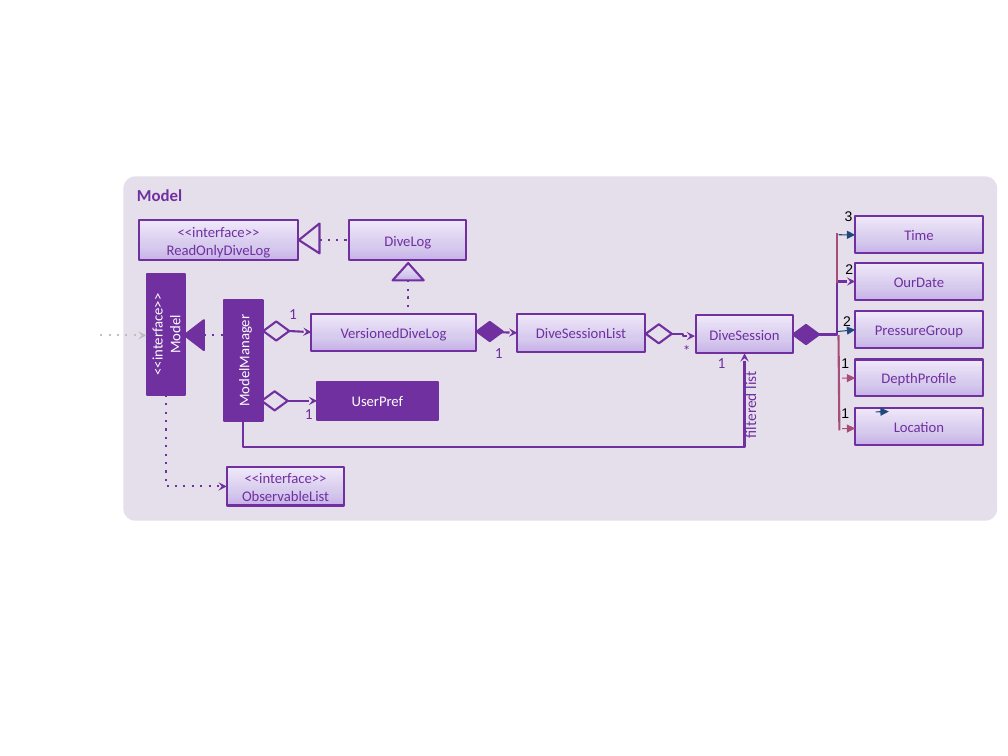
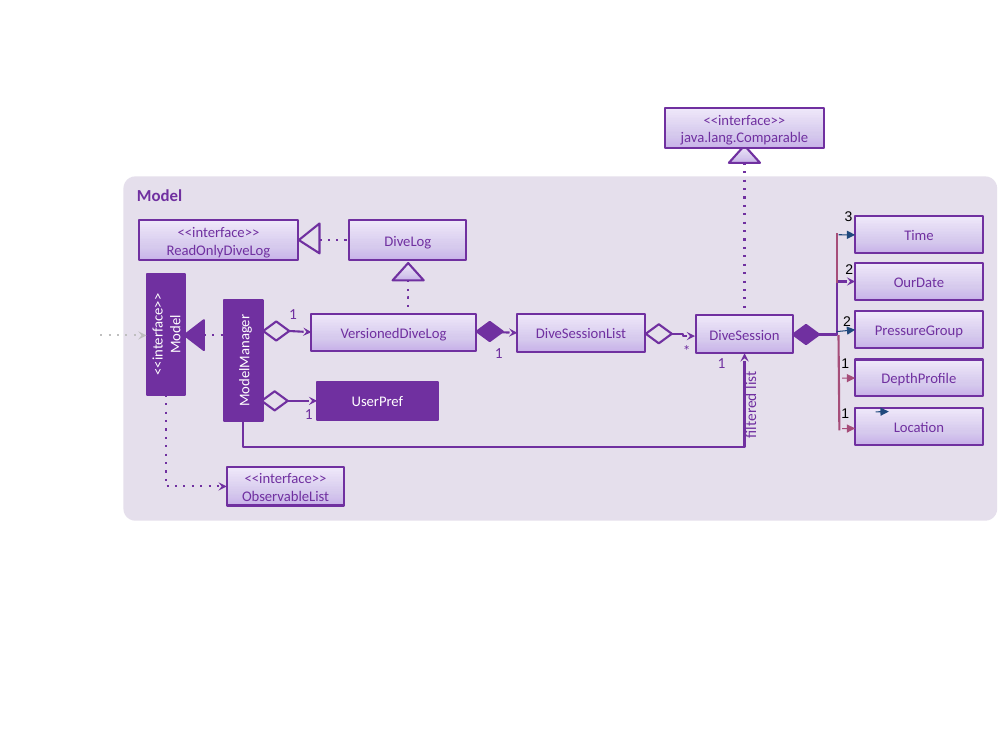
Before and after one commit to shuanang/main, a slide deck: slide 1 of docs/diagrams/ModelComponentClassDiagram.pptx. Drawn at 1008x756 pixels with LibreOffice and Linux fonts; fonts in the diff are those of the drawing. Boxes give left, top, right and bottom in pixels: in the first picture for what was removed or moved away, otherwise in the second. Text is boxed around its words. In the diff, an @@ line names an element or a change of style, - is before the commit and + after.

```diff
--- a/docs/diagrams/ModelComponentClassDiagram.pptx
+++ b/docs/diagrams/ModelComponentClassDiagram.pptx
@@ rectangle added at bbox=[665, 108, 825, 148], fill gradient #C8B2E9 to #D6CAED to #EFE8FA, outline #7030A0 1.5 pt, 10.5 pt, text #7030A0 @@
+<<interface>>
+java.lang.Comparable
@@ triangle added at bbox=[729, 145, 760, 162], fill gradient #C8B2E9 to #D6CAED to #EFE8FA, outline #7030A0 1.5 pt @@
@@ elbow line added from (745, 163) to (745, 312), #7030A0 1.5 pt dashed @@
```
Also in this commit, not shown: 10 other files.
